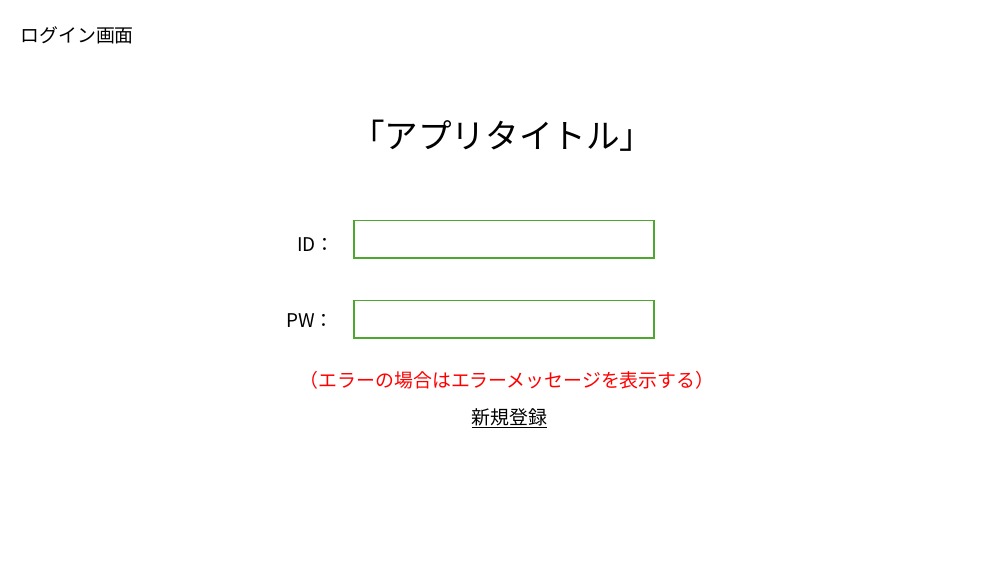
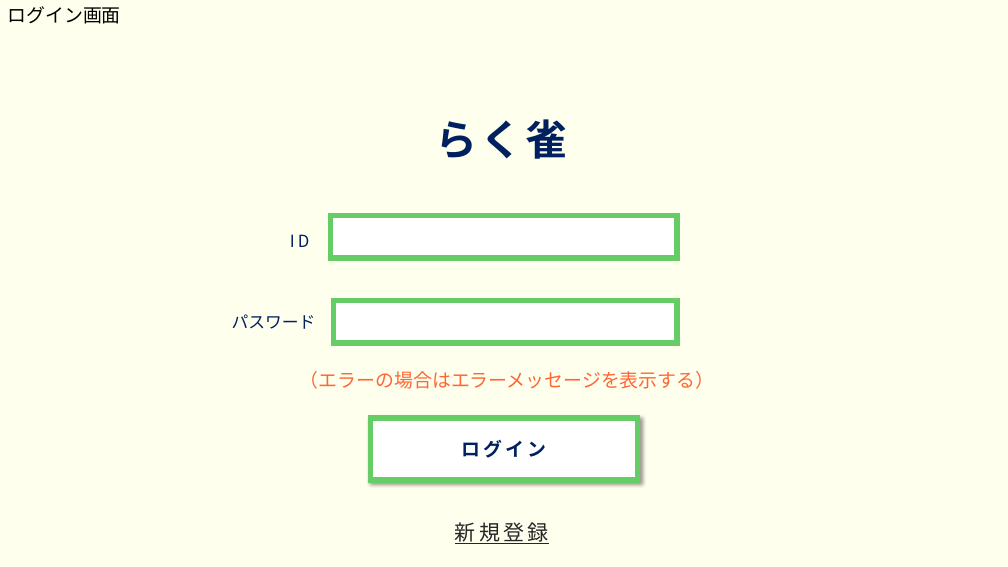
Before and after one commit to plusdojo2024/B5, a slide deck: slide 1 of doc/02_外部設計/外部設計_麻雀アプリ.pptx. Drawn at 1008x567 pixels with LibreOffice and Linux fonts; fonts in the diff are those of the drawing. Boxes give left, top, right and bottom in pixels: in the first picture for what was removed or moved away, otherwise in the second. Text is boxed around its words. In the diff, an @@ line names an element or a change of style, - is before the commit and + after.

```diff
--- a/doc/02_外部設計/外部設計_麻雀アプリ.pptx
+++ b/doc/02_外部設計/外部設計_麻雀アプリ.pptx
@@ background #FFFFFF to #FFFFEE @@
@@ text "ログイン画面": place and size @@
-text "ログイン画面" at (20,26,133,44)
+text "ログイン画面" at (7,6,120,24)
@@ text removed at (351,119,653,151) @@
-「アプリタイトル」
@@ text added at (435,119,567,159), 40 pt, text #002060, bold @@
+らく雀
@@ text at (290,234,310,247): text changed; size 18 to 16 pt; text colour #000000 to #002060 @@
-ID：
+ID
@@ rectangle: place and size @@
-rectangle at (354,221,655,258)
+rectangle at (331,216,678,258)
@@ rectangle at (331,216,678,258): fill none to #FFFFFF; outline #4EA72E 1.5 pt to #66CC66 5 pt @@
@@ text added at (232,314,316,329), 16 pt, text #002060 @@
+パスワード
@@ text removed at (286,313,333,327) @@
-PW：
@@ rectangle at (334,301,678,343): fill none to #FFFFFF; outline #4EA72E 1.5 pt to #66CC66 5 pt @@
@@ rectangle: place and size @@
-rectangle at (354,301,655,338)
+rectangle at (334,301,678,343)
@@ text "（エラーの場合はエラーメッセージを表示する）" at (300,371,715,389): text colour #FF0000 to #FF6633 @@
@@ rectangle added at (371,418,638,480), fill #FFFFFF, outline #66CC66 5 pt, 18 pt, text #002060, bold @@
+ログイン
@@ text "新規登録": place and size @@
-text "新規登録" at (472,408,548,428)
+text "新規登録" at (455,522,549,544)
@@ text "新規登録" at (455,522,549,544): size 18 to 20 pt, text colour #000000 to #262626, letter spacing 0 to 3 pt @@
```
Also in this commit, not shown: 7 other slides changed, 16 slides added, 12 slides removed.
